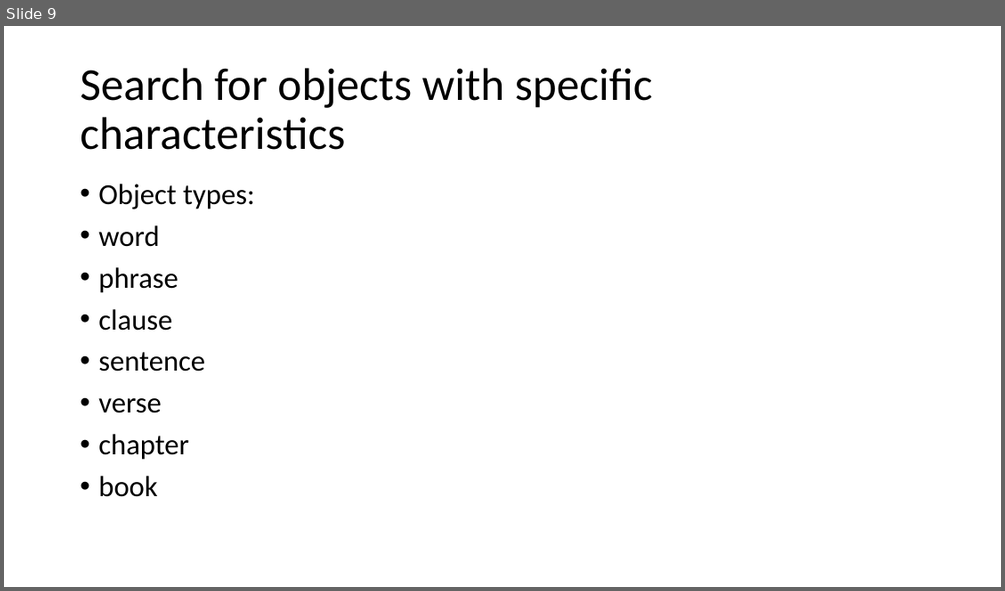
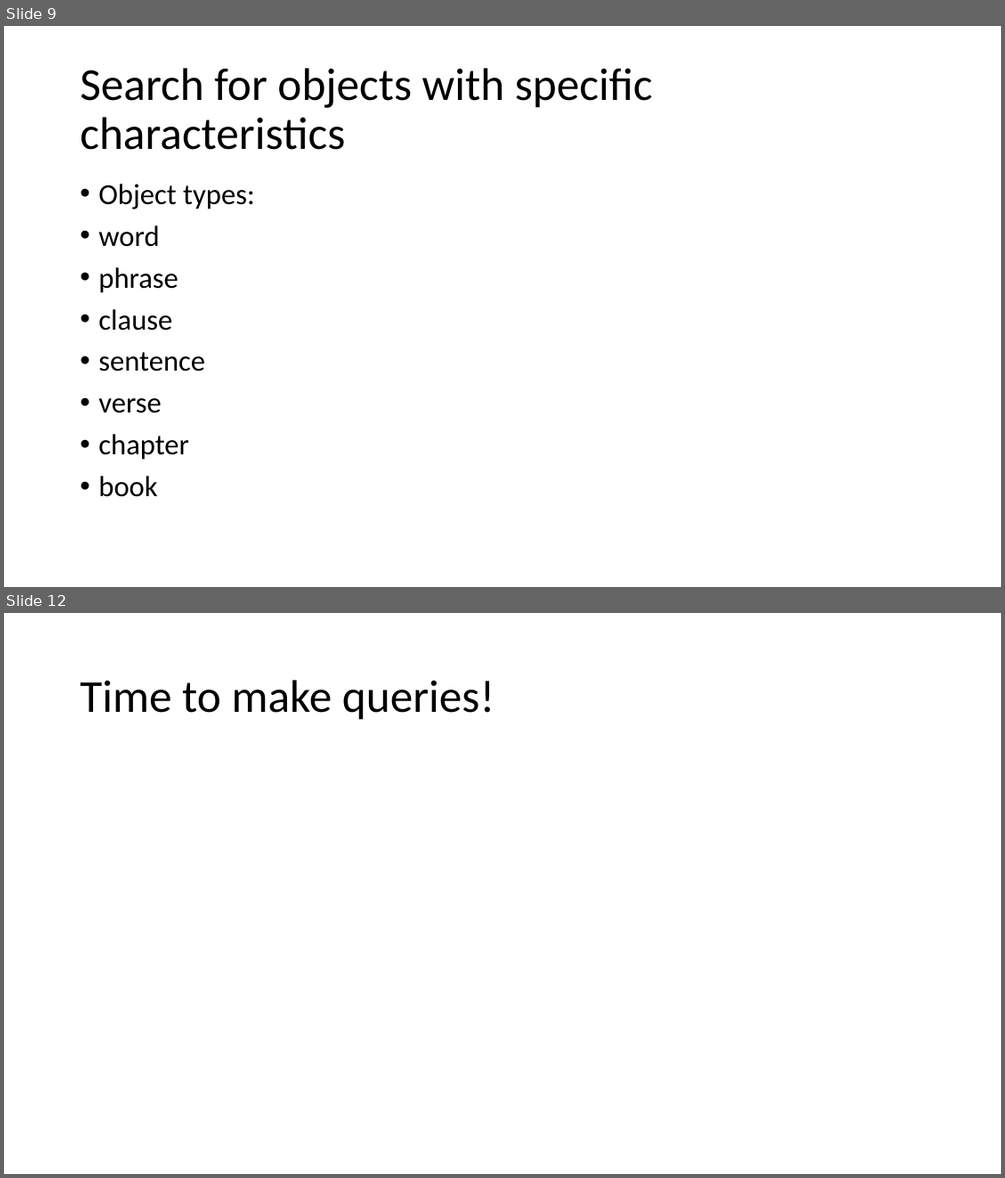
Before and after one commit to MartijnNaaijer/workshop_zurich_text_fabric, a slide deck: presentation_6_march_2026.pptx. Shown one above the other, each under a label of ours: slide 9 before the commit, slides 9 and 12 after it; the slides between them are not shown. The pictures are 1005x591 and 1005x1178 pixels, drawn with LibreOffice and Linux fonts; fonts in the diff are those of the drawing. Boxes give left, top, right and bottom in pixels: in the first picture for what was removed or moved away, otherwise in the second. Text is boxed around its words. In the diff, an @@ line names an element or a change of style, - is before the commit and + after.

```diff
--- a/presentation_6_march_2026.pptx
+++ b/presentation_6_march_2026.pptx
@@ slide 12 added at bbox=[4, 613, 1001, 1174], background #FFFFFF @@
@@ title added at bbox=[80, 680, 494, 720], 44 pt, text #000000 @@
+Time to make queries!
```
Also in this commit, not shown: 3 slides changed, 2 other slides added, 1 slide removed, 2 other files.
